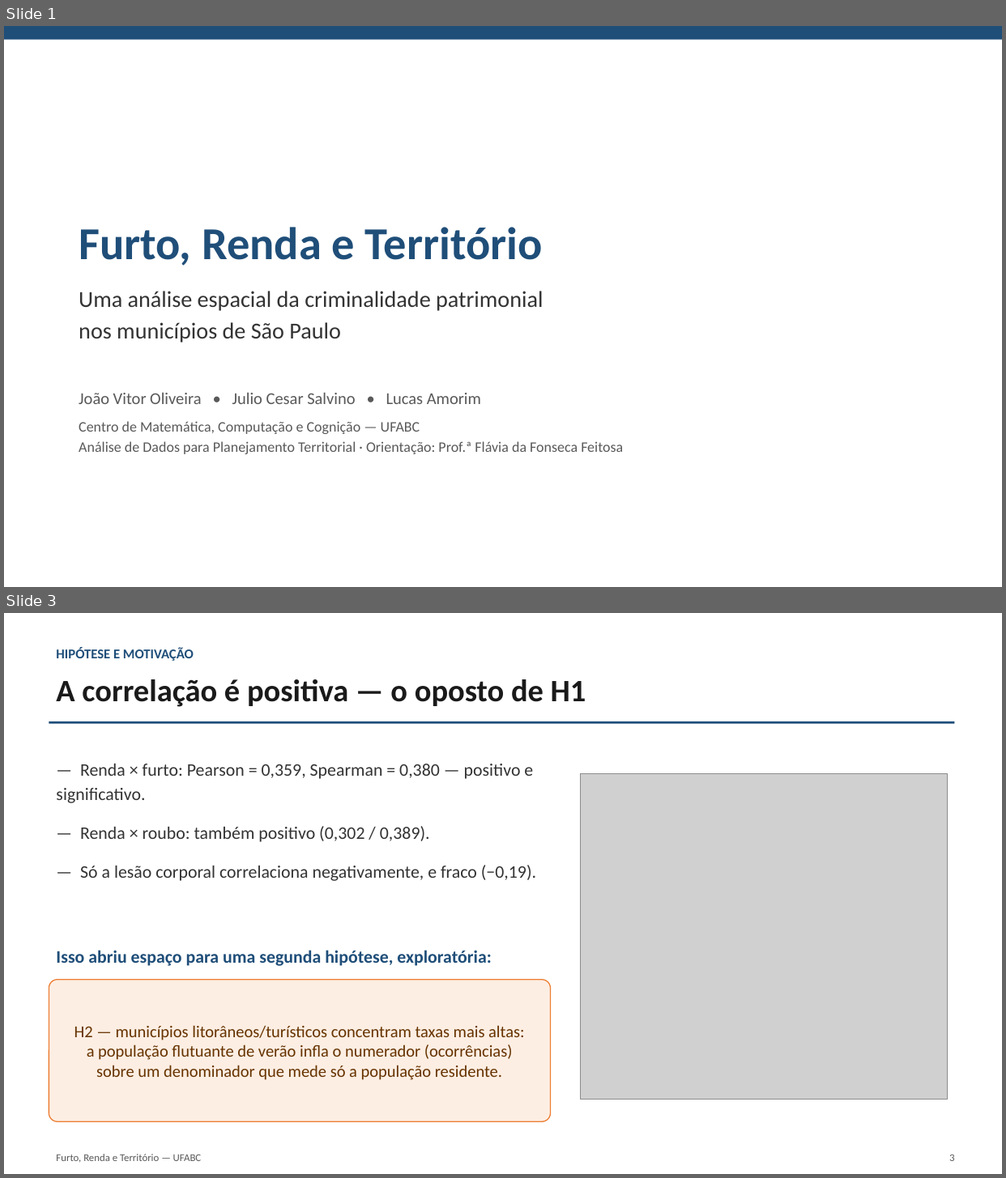
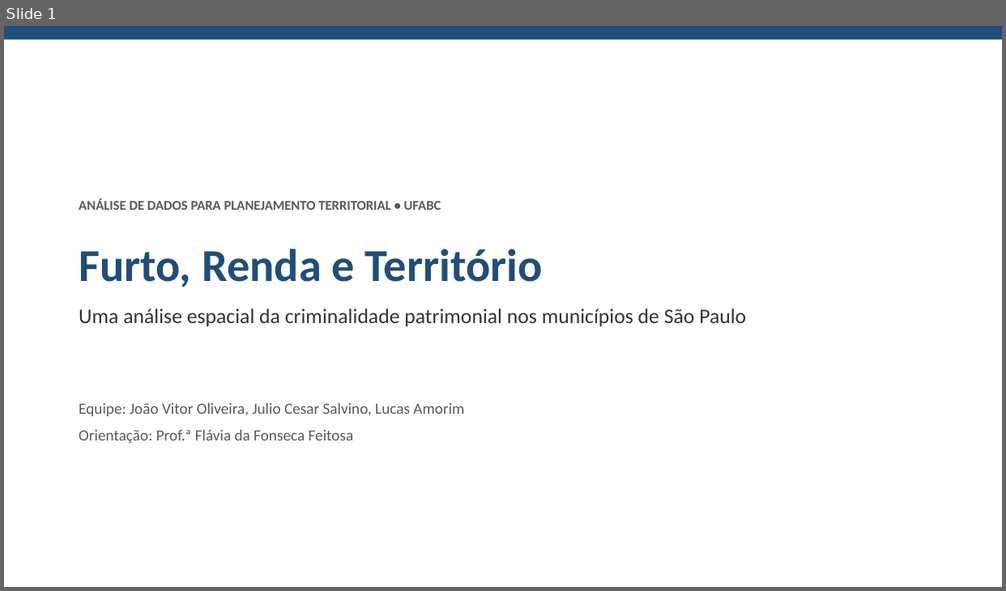
Before and after one commit to euusoujc/territory, a slide deck: slides/apresentacao_final.pptx. Shown one above the other, each under a label of ours: slides 1 and 3 before the commit, slide 1 after it; the slides between them are not shown. The pictures are 1006x1178 and 1006x591 pixels, drawn with LibreOffice and Linux fonts; fonts in the diff are those of the drawing; grey boxes stand for pictures. Boxes give left, top, right and bottom in pixels: in the first picture for what was removed or moved away, otherwise in the second. Text is boxed around its words. In the diff, an @@ line names an element or a change of style, - is before the commit and + after.

Commit message:
refact: apresentação reduzida a 13 slides, sem metodologia, ~10 min
A orientação avaliou que o passo a passo de metodologia não é necessário
na apresentação (ele continua completo no artigo em LaTeX). Reestrutura
os slides fundindo a ordem/estilo de uma referência da equipe com o
conteúdo já validado do projeto:

- Remove o slide de metodologia isolado.
- Adiciona "por que o furto" (outliers por crime, dispersoes_taxas_renda)
  e a matriz de correlação de Pearson, explicitando por que furto foi
  escolhido como variável dependente entre os três crimes.
- Condensa spatial error / GWR renda / GWR+litoral em um único slide de
  três caixas, e funde contrafactual + resíduos por grupo.
- Adiciona um exemplo concreto (São Paulo x Mongaguá) com os coeficientes
  locais do GWR, e uma conclusão numerada de 5 pontos em slide único.
- 15 -> 13 slides. docs/guia_apresentacao.md reescrito para a nova ordem,
  com novas perguntas prováveis da banca.

```diff
--- a/slides/apresentacao_final.pptx
+++ b/slides/apresentacao_final.pptx
@@ slide 3 removed at bbox=[4, 613, 1002, 1174], background #FFFFFF @@
@@ text removed at bbox=[56, 648, 194, 661] @@
-HIPÓTESE E MOTIVAÇÃO
@@ text removed at bbox=[56, 679, 586, 707] @@
-A correlação é positiva — o oposto de H1
@@ rectangle removed at bbox=[49, 722, 955, 724] @@
@@ text removed at bbox=[56, 764, 536, 881] @@
-— Renda × furto: Pearson = 0,359, Spearman = 0,380 — positivo e significativo.
-— Renda × roubo: também positivo (0,302 / 0,389).
-— Só a lesão corporal correlaciona negativamente, e fraco (−0,19).
@@ picture removed at bbox=[581, 774, 948, 1101] @@
@@ text removed at bbox=[56, 950, 491, 966] @@
-Isso abriu espaço para uma segunda hipótese, exploratória:
@@ rounded rectangle removed at bbox=[49, 980, 551, 1122] @@
-H2 — municípios litorâneos/turísticos concentram taxas mais altas: a população flutuante de verão infla o numerador (ocorrências) sobre um denominador que mede só a população residente.
@@ text removed at bbox=[56, 1154, 202, 1163] @@
-Furto, Renda e Território — UFABC
@@ text removed at bbox=[949, 1154, 954, 1161] @@
-3
@@ slide 1 changed as well @@
@@ text added at bbox=[79, 199, 441, 210], 13 pt, text #595959, bold @@
+ANÁLISE DE DADOS PARA PLANEJAMENTO TERRITORIAL • UFABC
@@ text "Furto, Renda e Território": place and size @@
-text "Furto, Renda e Território" at bbox=[79, 227, 543, 266]
+text "Furto, Renda e Território" at bbox=[79, 249, 543, 288]
@@ text at bbox=[79, 309, 746, 327]: text changed; size 22 to 20 pt @@
-Uma análise espacial da criminalidade patrimonial
-nos municípios de São Paulo
+Uma análise espacial da criminalidade patrimonial nos municípios de São Paulo
@@ text at bbox=[79, 403, 464, 416]: text changed; size 16 to 15 pt @@
-João Vitor Oliveira • Julio Cesar Salvino • Lucas Amorim
+Equipe: João Vitor Oliveira, Julio Cesar Salvino, Lucas Amorim
@@ text at bbox=[79, 429, 354, 443]: text changed; size 14 to 15 pt @@
-Centro de Matemática, Computação e Cognição — UFABC
-Análise de Dados para Planejamento Territorial · Orientação: Prof.ª Flávia da Fonseca Feitosa
+Orientação: Prof.ª Flávia da Fonseca Feitosa
```
Also in this commit, not shown: 7 other slides changed, 5 slides added, 6 other slides removed, 3 other files.
